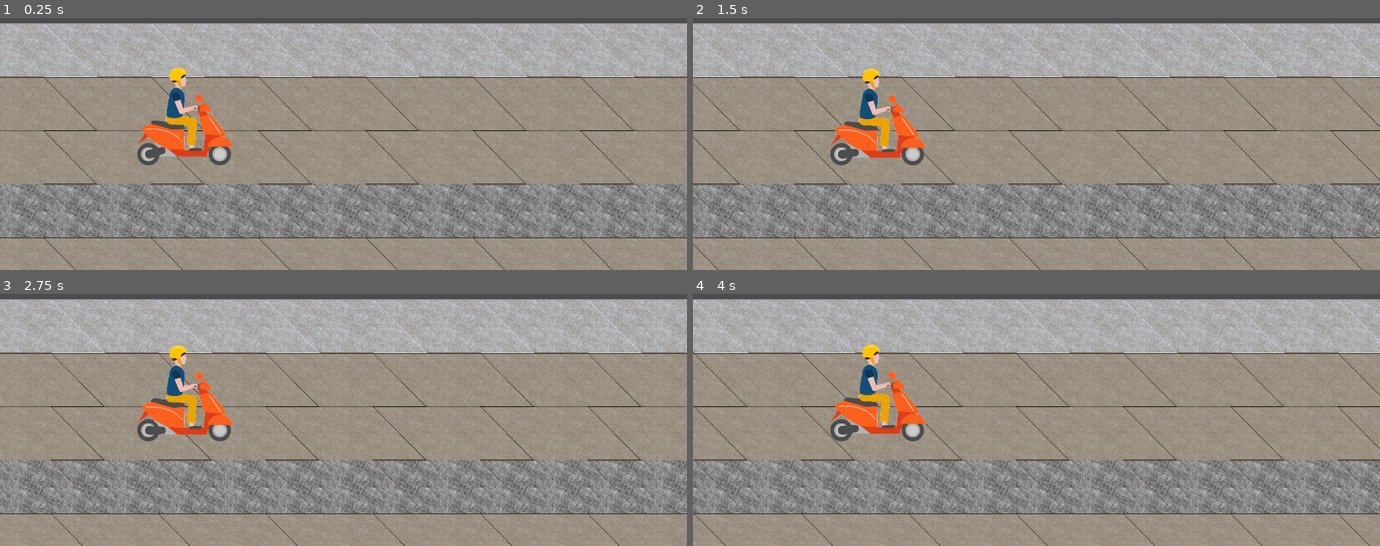
Above: before the commit, frames 1-4 (two rows, left to right).
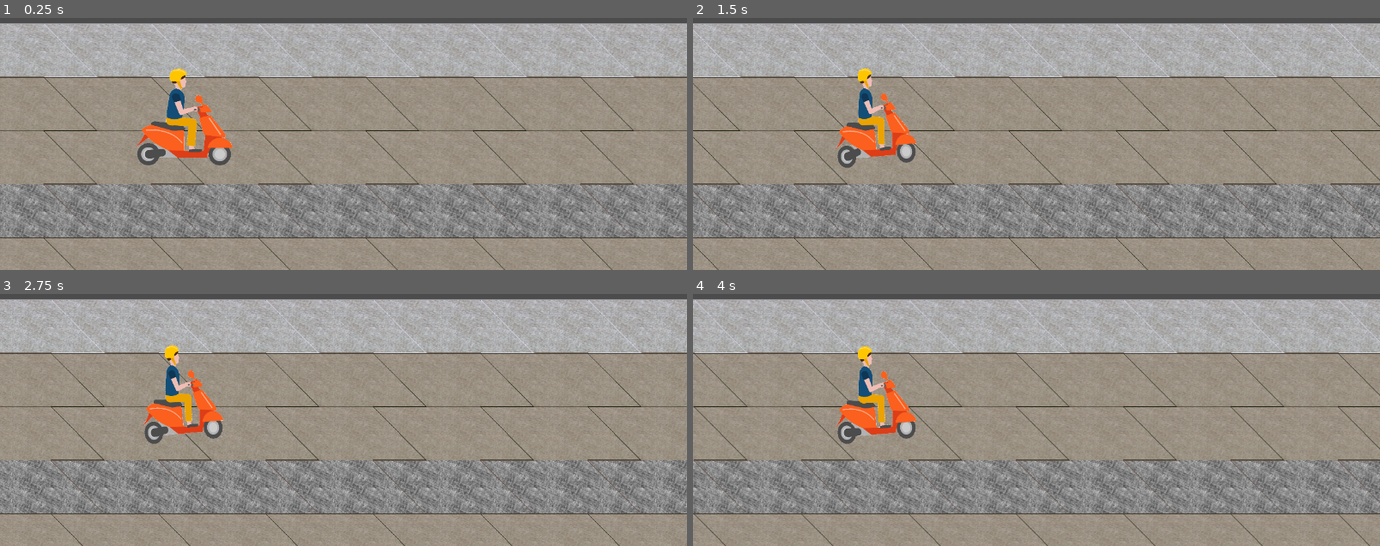
Above: after the commit, the same moments.

Repository: Anatolij-Grigorjev/MopedRebelGO
Game: Godot game, scene res://stages/test/test_stage.tscn
Two runs of this game, one before a commit and one after it. Both use one fixed random seed, a clock stepped at 60 frames per second and the inputs below.
Inputs:
- Up to frame 1 (0.25 s): no input
- Up to frame 2 (1.5 s): hold W (swerve_up) 0.53-1.28 s; hold S (swerve_down) from 1.28 s (still down)
- Up to frame 3 (2.75 s): release S (swerve_down) at 2.03 s; hold W (swerve_up) from 2.03 s (still down)
- Up to frame 4 (4 s): release W (swerve_up) at 3.53 s; hold S (swerve_down) from 3.53 s (still down)

The runs differ from the first frame. In frame 1, 0.6% of the frame differs, in the area x 19-34%, y 19-58%; in frame 2, 1.8%; in frame 3, 1.7%; in frame 4, 1.8%, in the area x 19-34%, y 20-60%.
Error in both runs: Invalid get index '-1' (on base: 'Array'). (res://utils/logger.gd:97)

Commit message:
start integrate moped swerve into stage code on test stage

Diff:
--- a/game/project.godot
+++ b/game/project.godot
@@ -13,6 +13,11 @@
 "class": "C",
 "language": "GDScript",
 "path": "res://utils/static_constants.gd"
+}, {
+"base": "Node",
+"class": "Helpers",
+"language": "GDScript",
+"path": "res://utils/static_helpers.gd"
 }, {
 "base": "Reference",
 "class": "Logger",
@@ -31,6 +36,7 @@
 } ]
 _global_script_class_icons={
 "C": "",
+"Helpers": "",
 "Logger": "",
 "MopedRebel": "",
 "StageControl": ""
@@ -42,6 +48,10 @@
 run/main_scene="res://stages/test/test_stage.tscn"
 config/icon="res://icon.png"
 config/quit_on_go_back=false
+
+[autoload]
+
+F="*res://utils/static_helpers.gd"
 
 [debug]
 
--- a/game/rebel/moped_rebel.gd
+++ b/game/rebel/moped_rebel.gd
@@ -53,7 +53,10 @@
 		pass
 
 
-func begin_swerve(swerve_direction: int) -> void:
+"""
+Start direction-wise swerve animation
+"""
+func begin_swerve_animation(swerve_direction: int) -> void:
 	is_swerving = true
 	match(swerve_direction):
 		-1:
--- a/game/rebel/moped_rebel.tscn
+++ b/game/rebel/moped_rebel.tscn
@@ -82,7 +82,7 @@
 position = Vector2( 0, -210 )
 scale = Vector2( 1, 1 )
 frames = SubResource( 2 )
-frame = 2
+frame = 1
 playing = true
 
 [node name="CollisionShape2D" type="CollisionShape2D" parent="."]
--- a/game/stages/stage_control.gd
+++ b/game/stages/stage_control.gd
@@ -10,17 +10,36 @@
 
 onready var moped_rebel: MopedRebel = $MopedRebel
 onready var LOG: Logger = Logger.new(self)
+onready var F : Helpers = get_node("/root/F")
+
+export(int) var num_stage_tracks := 5
+export(int) var current_moped_track := 3
+
+var _upper_tracks_pos : Vector2
 
 
 func _ready():
 	moped_rebel.connect('swerve_direction_pressed', self, '_on_MopedRebel_swerve_direction_pressed')
+	var tracks_bounds := F.get_tilemap_global_bounds($Road)
+	LOG.info("Tilemap bounds: {}", [tracks_bounds])
+	var moped_tracks_offset : int = ($Road.get_cell_size().y) * current_moped_track
+	moped_rebel.global_position.y = tracks_bounds.position.y + moped_tracks_offset
+	LOG.info("Moped tracks position: {}", [moped_rebel.global_position])
 	pass
 
 
-func _process(delta):
+func _process(delta: float):
 	pass
 
 
 func _on_MopedRebel_swerve_direction_pressed(intended_direction: int) -> void:
+	# want to go lowed than last track
+	if (intended_direction == 1 and current_moped_track == num_stage_tracks):
+		return
+	# want to go higher than top track
+	if (intended_direction == -1 and current_moped_track == 0):
+		return
+
+	moped_rebel.begin_swerve_animation(intended_direction)
 
 	pass
--- a/game/stages/test/test_stage.tscn
+++ b/game/stages/test/test_stage.tscn
@@ -5,7 +5,6 @@
 [ext_resource path="res://rebel/moped_rebel.tscn" type="PackedScene" id=3]
 
 [node name="TestStage" type="Node2D"]
-position = Vector2( 0, 500 )
 script = ExtResource( 1 )
 
 [node name="Road" type="TileMap" parent="."]
--- a/game/utils/static_constants.gd
+++ b/game/utils/static_constants.gd
@@ -3,7 +3,7 @@
 Holder class for static game constants that can be references by other
 script files in 'const' fields
 
-The idea here is to separete gameplay constnats that will not be configured
+The idea here is to separete gameplay constants that will not be configured
 via ingame files for easy in-place editing later
 """
 
--- /dev/null
+++ b/game/utils/static_helpers.gd
@@ -0,0 +1,52 @@
+extends Node
+class_name Helpers
+"""
+Library of static helper functions for system-wide calculations and logic
+that doesnt belong in dedicated scene controllers.
+"""
+
+
+"""
+Calculate the global bounding rectangle for the given tilemap.
+If supplied null/empty map returns empty Rect
+"""
+func get_tilemap_global_bounds(tilemap: TileMap) -> Rect2:
+	if (not tilemap):
+		return Rect2()
+
+	var tilemap_cells := tilemap.get_used_cells()
+	if (not tilemap_cells):
+		return Rect2()
+
+	var first_cell : Vector2 = tilemap_cells[0]
+	var low_x := first_cell.x
+	var low_y := first_cell.y
+	var high_x := low_x
+	var high_y := low_y
+
+	for cell_idx in range(1, tilemap_cells.size()):
+		var a_cell_pos : Vector2 = tilemap_cells[cell_idx]
+
+		#check X
+		if (a_cell_pos.x < low_x):
+			low_x = a_cell_pos.x
+		elif (a_cell_pos.x > high_x):
+			high_x = a_cell_pos.x
+
+		#check Y
+		if (a_cell_pos.y < low_y):
+			low_y = a_cell_pos.y
+		elif (a_cell_pos.y > high_y):
+			high_y = a_cell_pos.y
+
+	var cell_extents : Vector2 = tilemap.get_cell_size() / 2
+
+	var upper_left_corner_pos := tilemap.map_to_world(Vector2(low_x, low_y)) - cell_extents
+	var lower_right_corner_pos := tilemap.map_to_world(Vector2(high_x, high_y)) + cell_extents
+
+	return Rect2(
+		#x/y vector
+		upper_left_corner_pos,
+		#w/h vector
+		(lower_right_corner_pos - upper_left_corner_pos)
+	)
